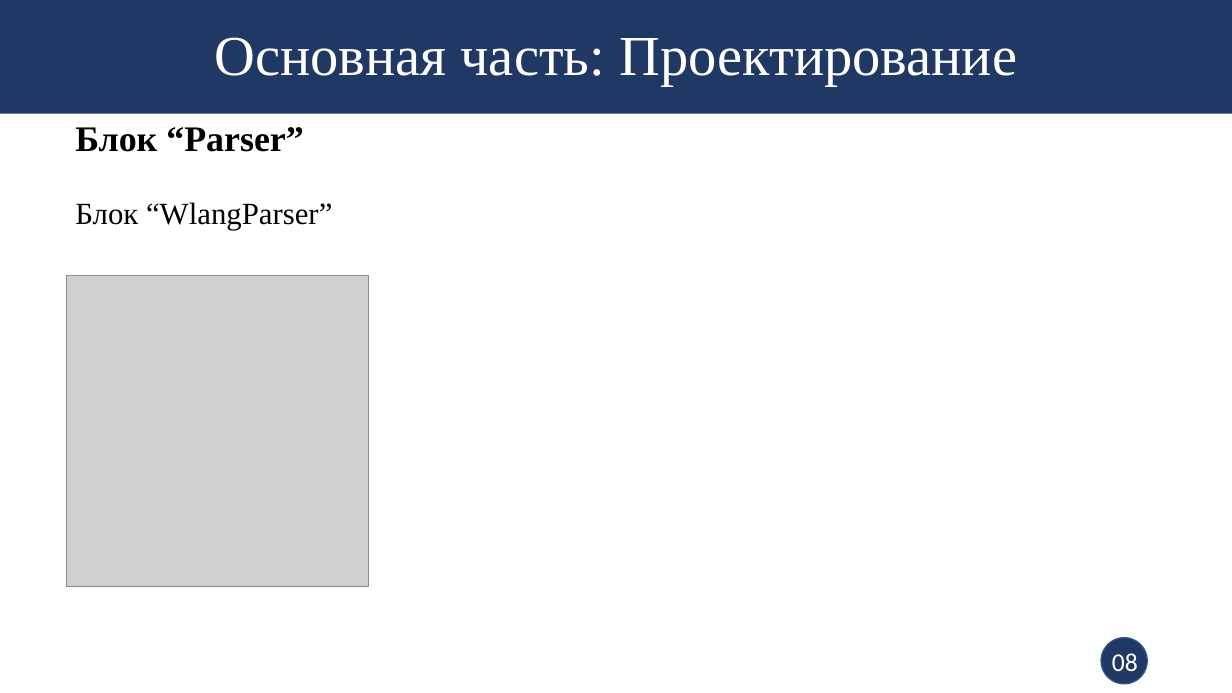
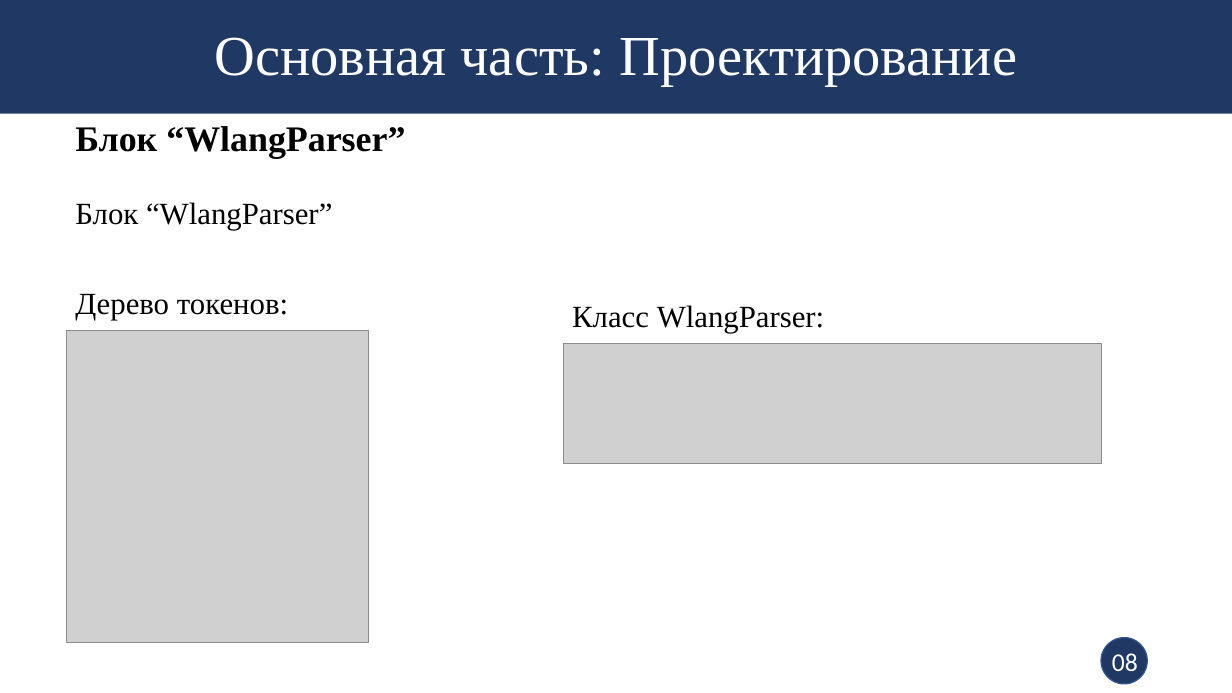
Before and after one commit to WoodyGray/the_compiler, a slide deck: slide 8 of documents/Компилятор WLang.pptm. Drawn at 1232x693 pixels with LibreOffice and Linux fonts; fonts in the diff are those of the drawing; grey boxes stand for pictures. Boxes give left, top, right and bottom in pixels: in the first picture for what was removed or moved away, otherwise in the second. Text is boxed around its words. In the diff, an @@ line names an element or a change of style, - is before the commit and + after.

```diff
--- a/documents/Компилятор WLang.pptm
+++ b/documents/Компилятор WLang.pptm
@@ text at [75, 126, 405, 158]: text changed @@
-Блок “Parser”
+Блок “WlangParser”
@@ text added at [75, 293, 288, 320], 24 pt, text #000000 @@
+Дерево токенов:
@@ text added at [572, 305, 825, 333], 24 pt, text #000000 @@
+Класс WlangParser:
@@ picture: place and size @@
-picture at [67, 275, 369, 588]
+picture at [67, 331, 369, 643]
@@ picture added at [563, 344, 1101, 464] @@
```
Also in this commit, not shown: 1 other slide changed, 1 other file.
